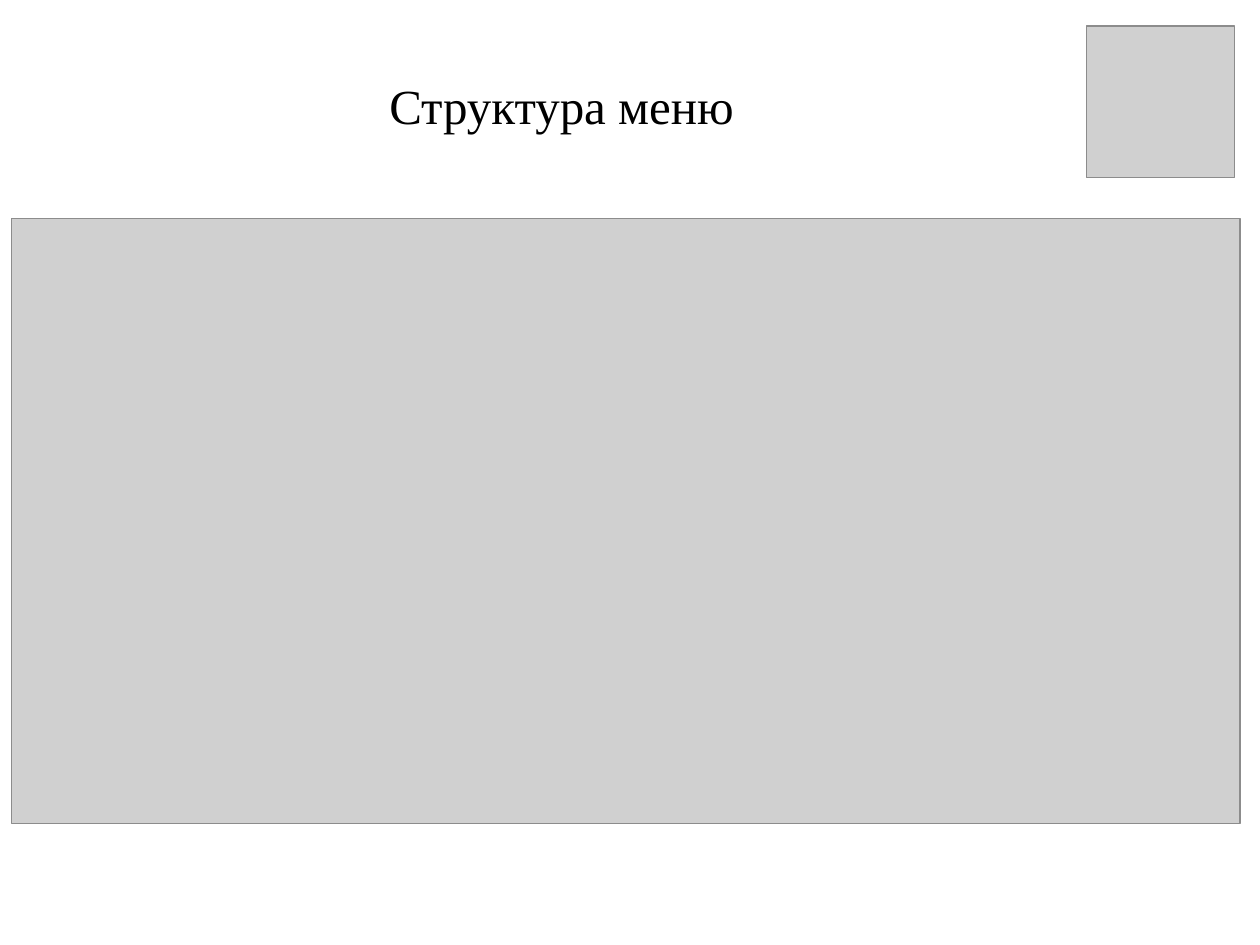
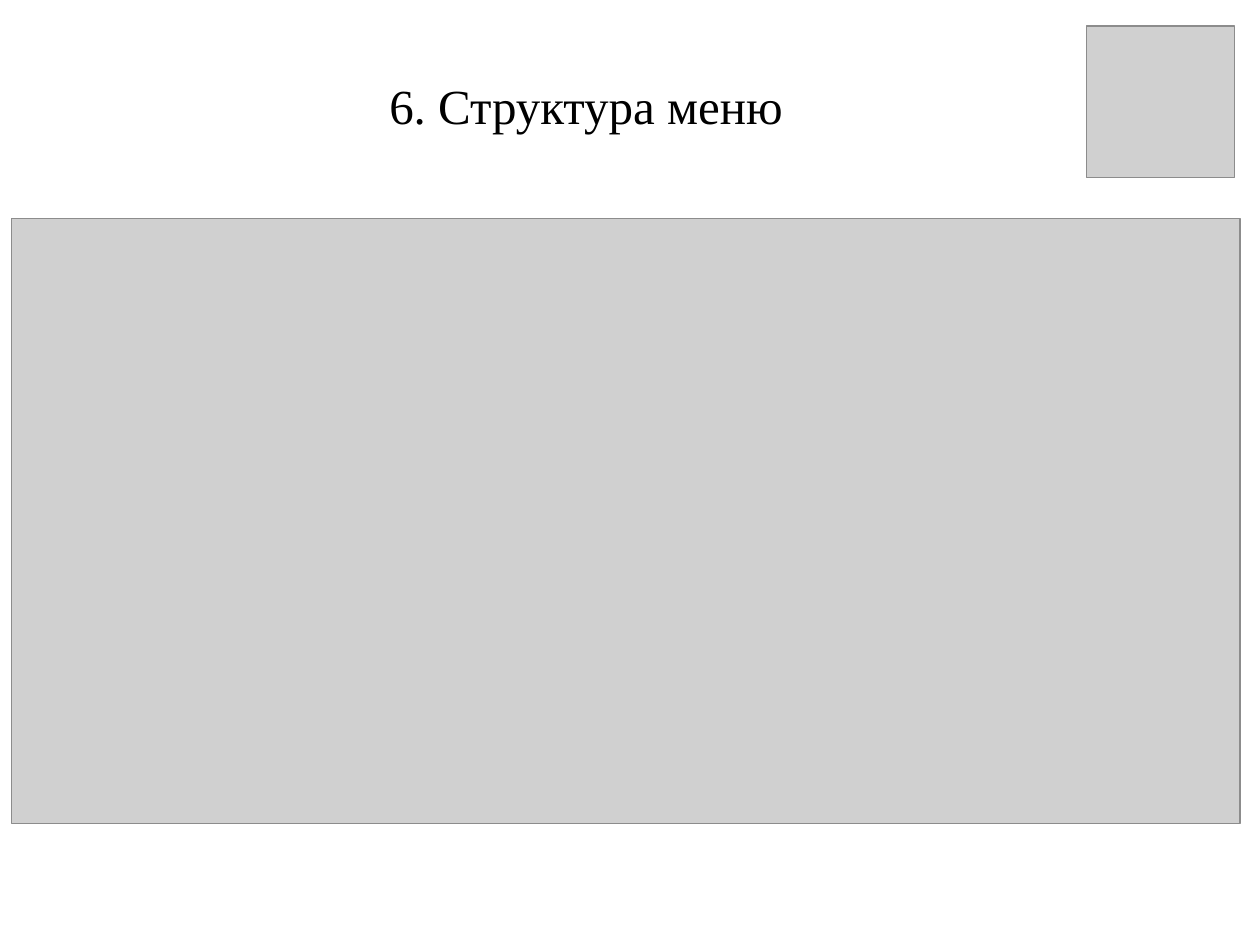
Before and after one commit to Zakycka163/MyProg, a slide deck: slide 7 of 0_Documents_for_ВКР/BKP/Презентация для диплома.ppt. Drawn at 1260x945 pixels with LibreOffice and Linux fonts; fonts in the diff are those of the drawing; grey boxes stand for pictures. Boxes give left, top, right and bottom in pixels: in the first picture for what was removed or moved away, otherwise in the second. Text is boxed around its words. In the diff, an @@ line names an element or a change of style, - is before the commit and + after.

```diff
--- a/0_Documents_for_ВКР/BKP/Презентация для диплома.ppt
+++ b/0_Documents_for_ВКР/BKP/Презентация для диплома.ppt
@@ text at box(389, 91, 783, 134): text changed @@
-Структура меню
+6. Структура меню
```
Also in this commit, not shown: 5 other slides changed, 3 other files.
